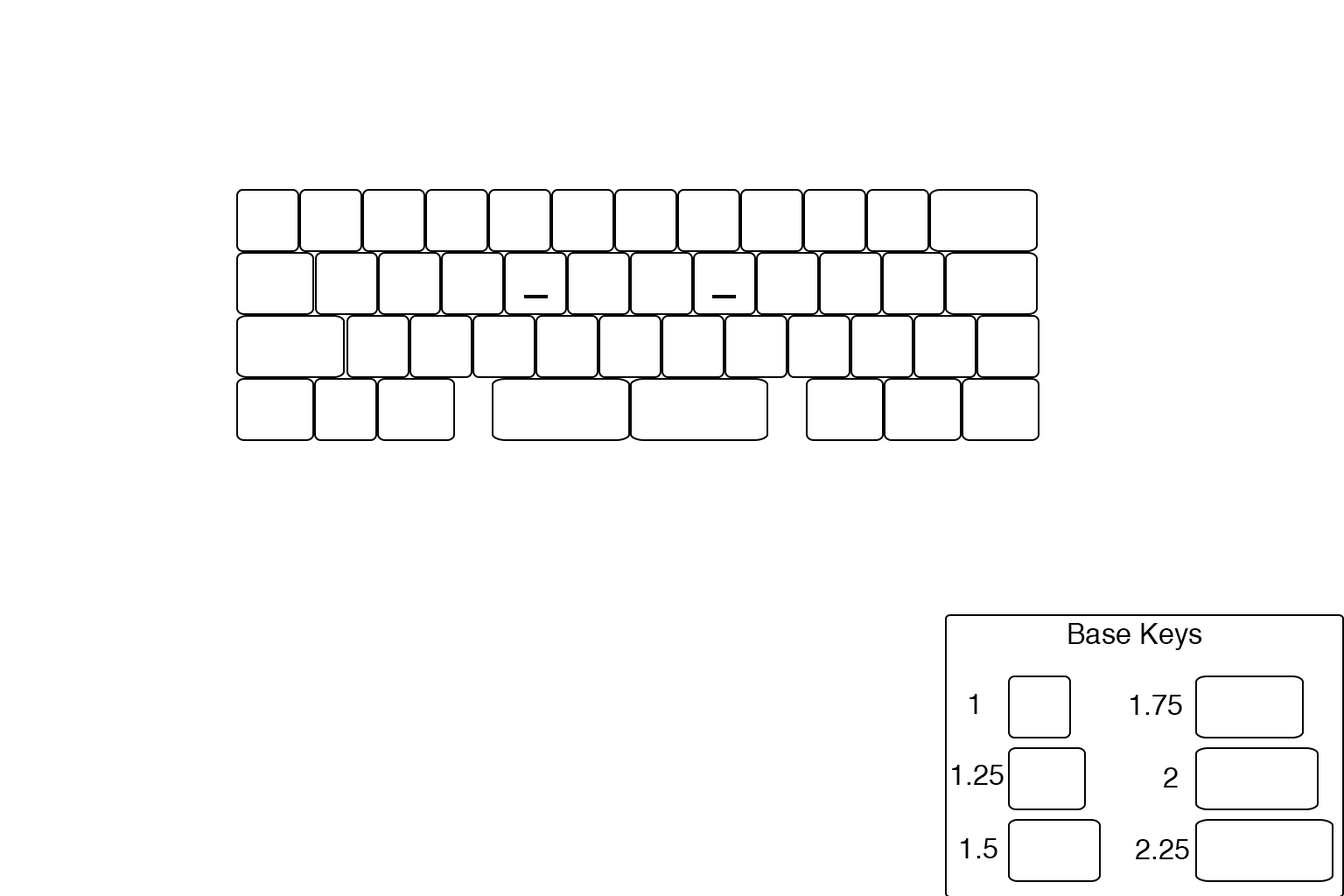
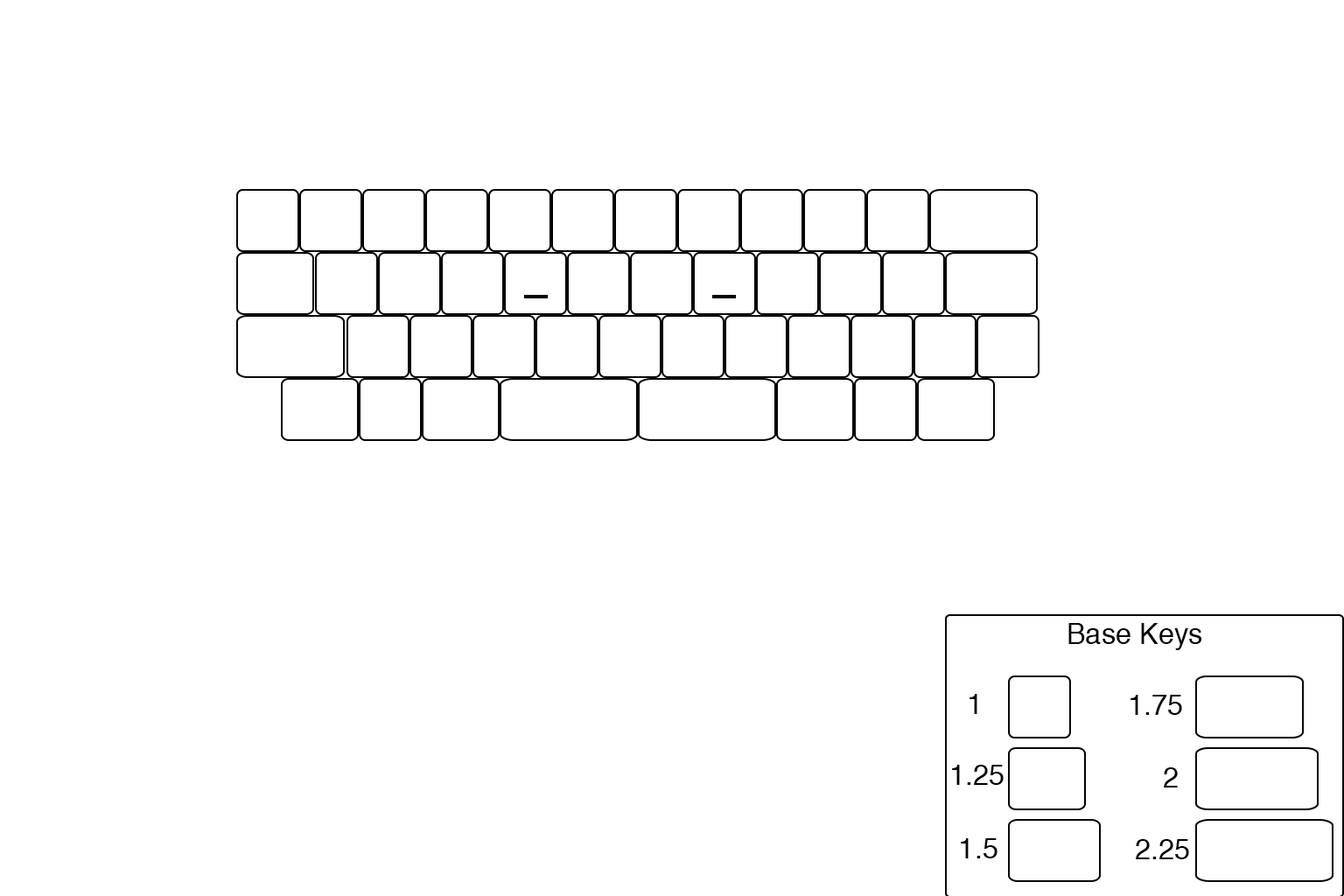
Revision of a layered 1344 × 896 image; what changed, layer by layer:
hid group "layout3" (53 layers) over (x1=236, y1=377, x2=1040, y2=441)
painted on "4 btm" (4th of 5, in "layout3" › "mods") over (x1=495, y1=378, x2=506, y2=441)
painted on "5 btm" (4th of 5, in "layout3" › "mods") over (x1=634, y1=378, x2=644, y2=441)
added group "layout4" with 53 layers above "Background" over (x1=236, y1=377, x2=1040, y2=441)
added group "mods" (5th of 5, in "layout4") with 14 layers in group "layout4" over (x1=236, y1=377, x2=1040, y2=441)
added layer "1 copf" in group "mods" over (x1=358, y1=377, x2=422, y2=441)
added layer "1 copy2" in group "mods" over (x1=853, y1=377, x2=917, y2=441)
added layer "3 btm copy 2" in group "mods" over (x1=280, y1=377, x2=359, y2=441)
added layer "3 btm" (5th of 5, in "layout4" › "mods") in group "mods" over (x1=421, y1=377, x2=500, y2=441)
added layer "4 btm" (5th of 5, in "layout4" › "mods") in group "mods" over (x1=499, y1=377, x2=638, y2=441)
added layer "5 btm" (5th of 5, in "layout4" › "mods") in group "mods" over (x1=637, y1=377, x2=776, y2=441)
added layer "6 btm" (4th of 4, in "layout4" › "mods") in group "mods" over (x1=775, y1=377, x2=854, y2=441)
added layer "7 btm copy" in group "mods" over (x1=916, y1=377, x2=995, y2=441)
